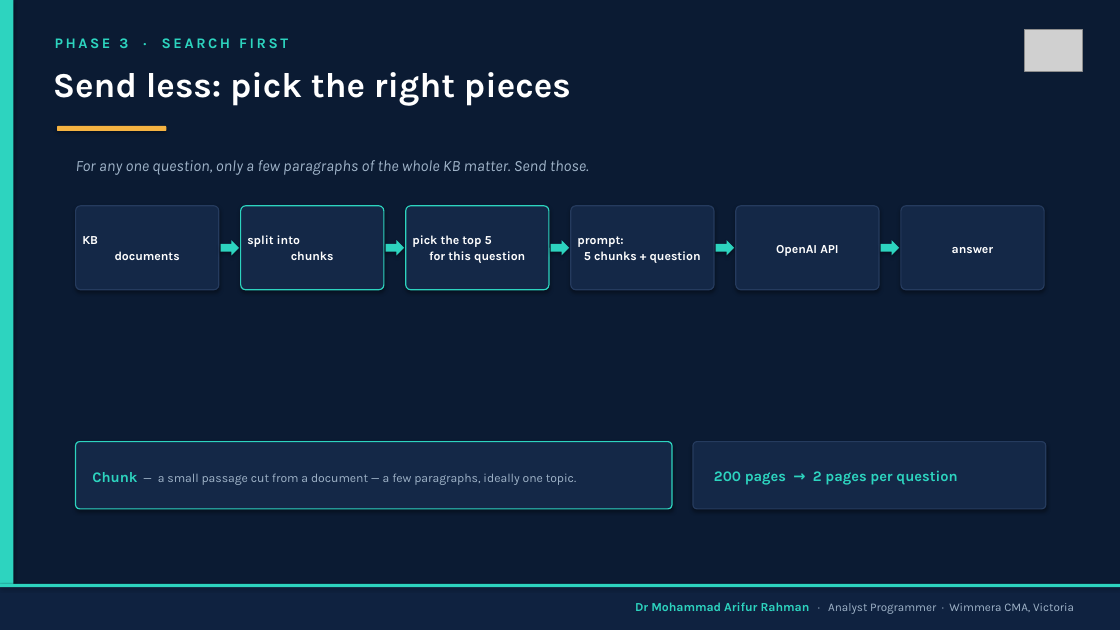
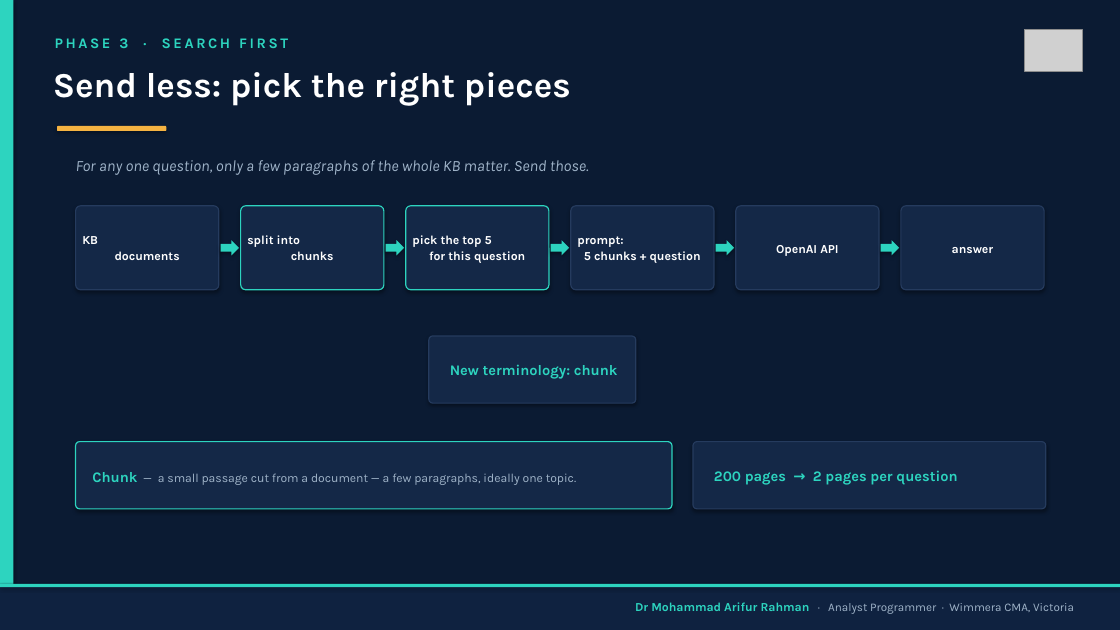
Before and after one commit to arifwcma/induction, a slide deck: slide 8 of lecture/deck.pptx. Drawn at 1120x630 pixels with LibreOffice and Linux fonts; fonts in the diff are those of the drawing; grey boxes stand for pictures. Boxes give left, top, right and bottom in pixels: in the first picture for what was removed or moved away, otherwise in the second. Text is boxed around its words. In the diff, an @@ line names an element or a change of style, - is before the commit and + after.

```diff
--- a/lecture/deck.pptx
+++ b/lecture/deck.pptx
@@ rounded rectangle added at (429, 336, 636, 403), fill #142847, outline #253B5E 1 pt @@
@@ text added at (450, 364, 618, 379), 12.5 pt, text #2DD4BF, bold @@
+New terminology: chunk
```
Also in this commit, not shown: 5 other slides changed, 1 other file.
